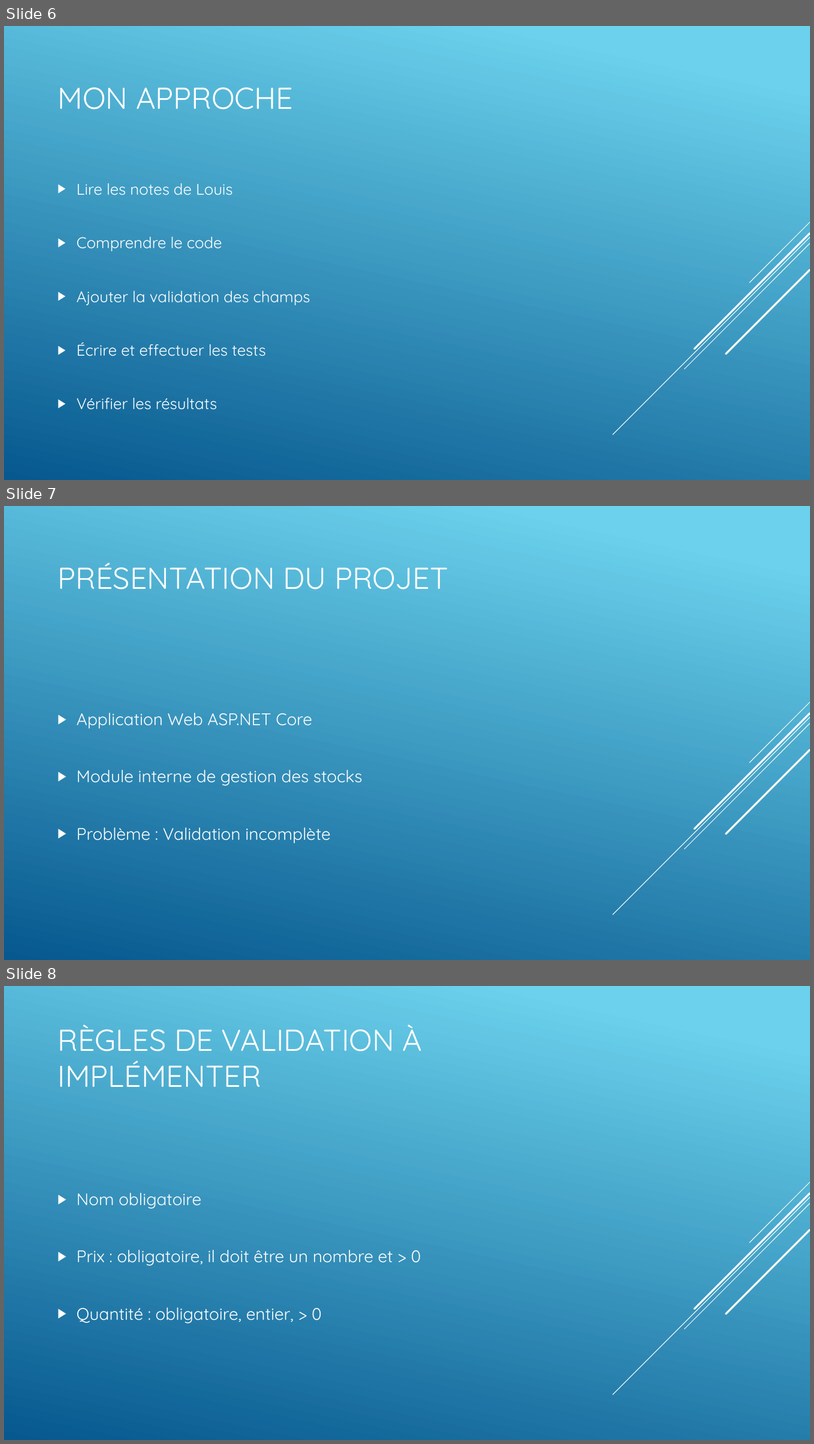
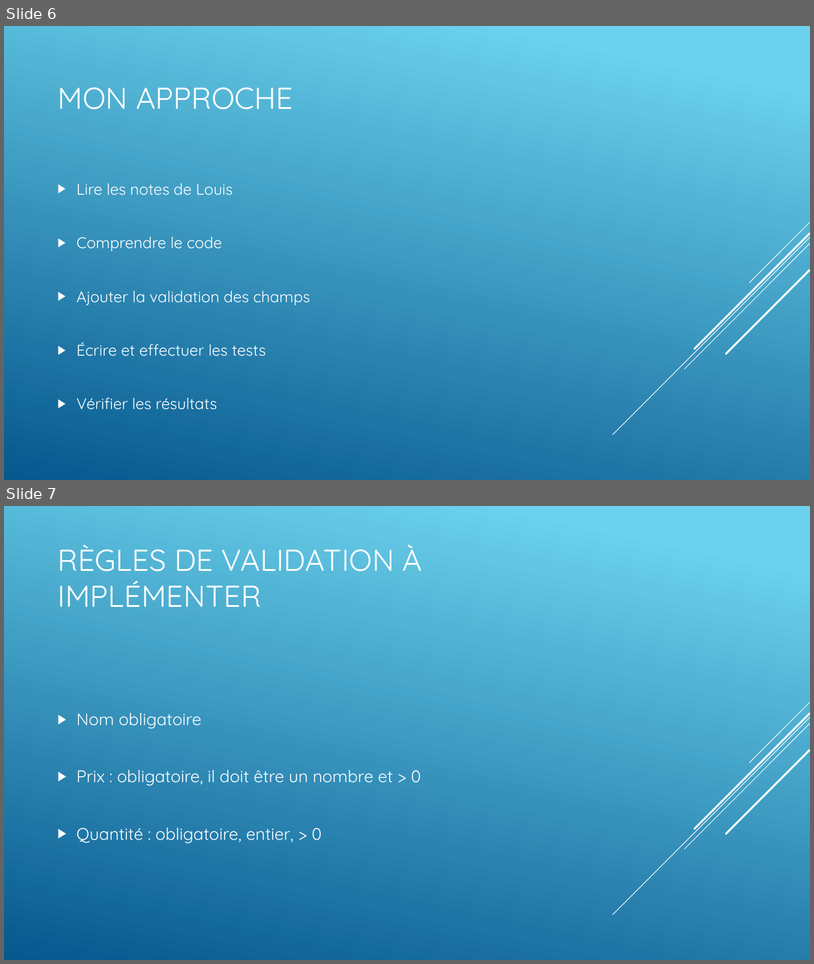
Before and after one commit to MrGenKis/Projet_n3, a slide deck: Presentation.pptx. Shown one above the other, each under a label of ours: slides 6, 7 and 8 before the commit, slides 6 and 7 after it. The pictures are 814x1444 and 814x964 pixels, drawn with LibreOffice and Linux fonts; fonts in the diff are those of the drawing. Boxes give left, top, right and bottom in pixels: in the first picture for what was removed or moved away, otherwise in the second. Text is boxed around its words. In the diff, an @@ line names an element or a change of style, - is before the commit and + after.

```diff
--- a/Presentation.pptx
+++ b/Presentation.pptx
@@ slide 7 removed at box(4, 506, 810, 960), background gradient #6ED2EB to #06588E; not listed: 5 template elements that a slide beside it also shows @@
@@ title removed at box(57, 562, 448, 589) @@
-PRÉSENTATION DU PROJET
@@ text removed at box(77, 712, 363, 843) @@
-▶ Application Web ASP.NET Core
-▶ Module interne de gestion des stocks
-▶ Problème : Validation incomplète
@@ what was slide 8 is now slide 7 @@
```
Also in this commit, not shown: 1 slide changed, 6 other files.
